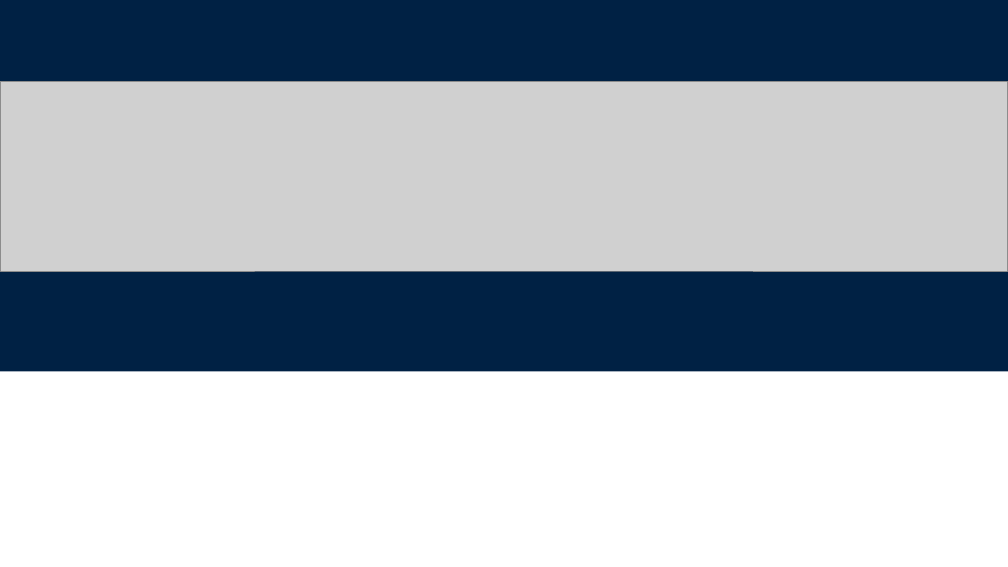
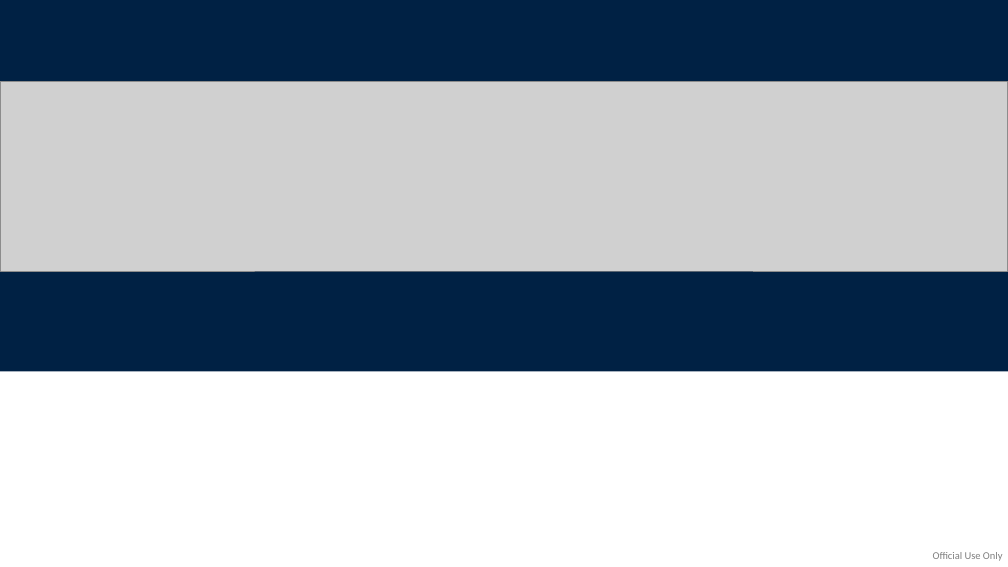
Before and after one commit to WB-PIDA-Data-Science-Shop/cliarapp, a slide deck: slide 1 of www/CLIAR_template.pptx. Drawn at 1008x567 pixels with LibreOffice and Linux fonts; fonts in the diff are those of the drawing; grey boxes stand for pictures; background and template pictures are left out. Boxes give left, top, right and bottom in pixels: in the first picture for what was removed or moved away, otherwise in the second. Text is boxed around its words. In the diff, an @@ line names an element or a change of style, - is before the commit and + after.

```diff
--- a/www/CLIAR_template.pptx
+++ b/www/CLIAR_template.pptx
@@ text added at bbox=[933, 552, 1003, 561], 10 pt, text #000000 at 50% opacity @@
+Official Use Only
```
Also in this commit, not shown: 1 other slide changed, 1 other file.
